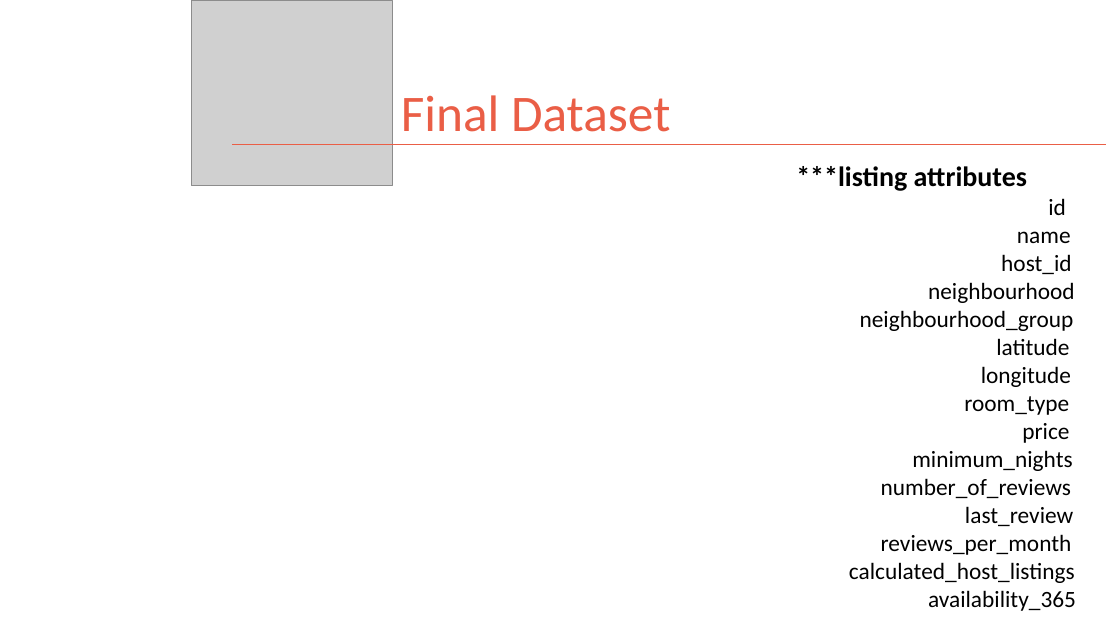
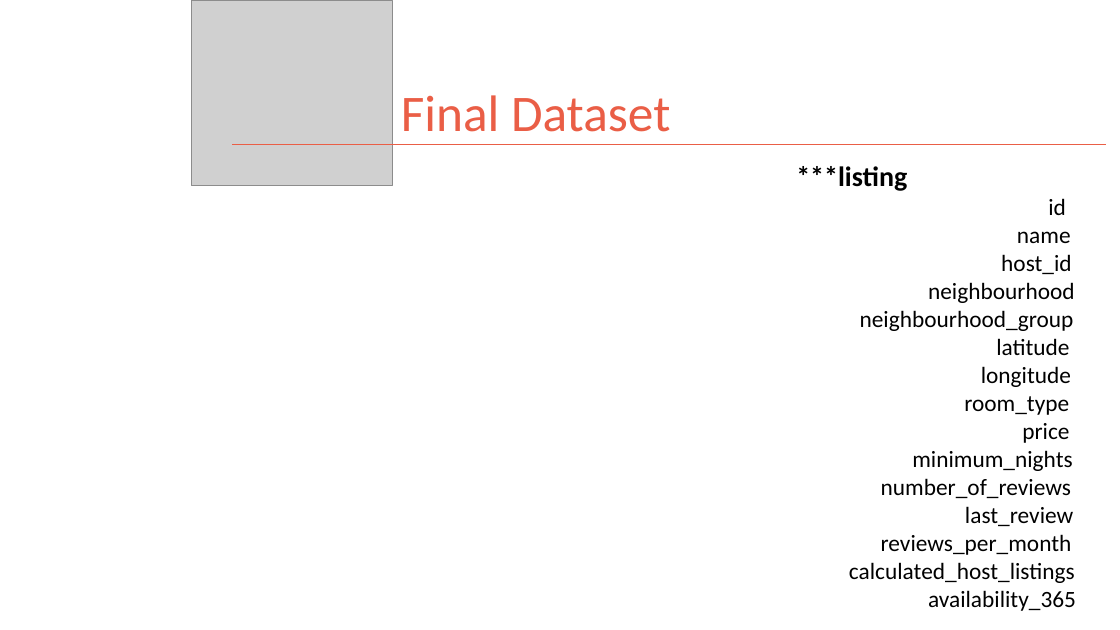
Before and after one commit to kman4/Airbnb_analysis_NYC, a slide deck: slide 7 of Airbnb NYC Analysis Presentation Deck.pptx. Drawn at 1120x630 pixels with LibreOffice and Linux fonts; fonts in the diff are those of the drawing; grey boxes stand for pictures. Boxes give left, top, right and bottom in pixels: in the first picture for what was removed or moved away, otherwise in the second. Text is boxed around its words. In the diff, an @@ line names an element or a change of style, - is before the commit and + after.

```diff
--- a/Airbnb NYC Analysis Presentation Deck.pptx
+++ b/Airbnb NYC Analysis Presentation Deck.pptx
@@ text at (x1=796, y1=166, x2=907, y2=191): text changed @@
-***listing attributes
+***listing
```
Also in this commit, not shown: 2 other slides changed, 3 slides added, 1 slide removed.
